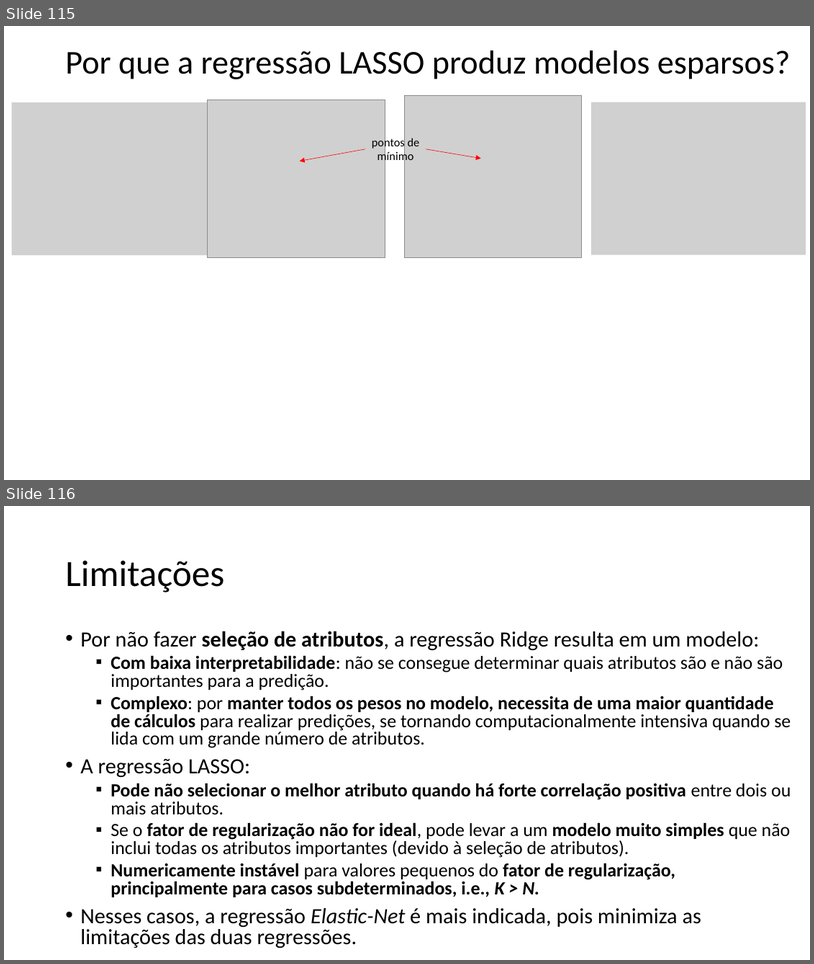
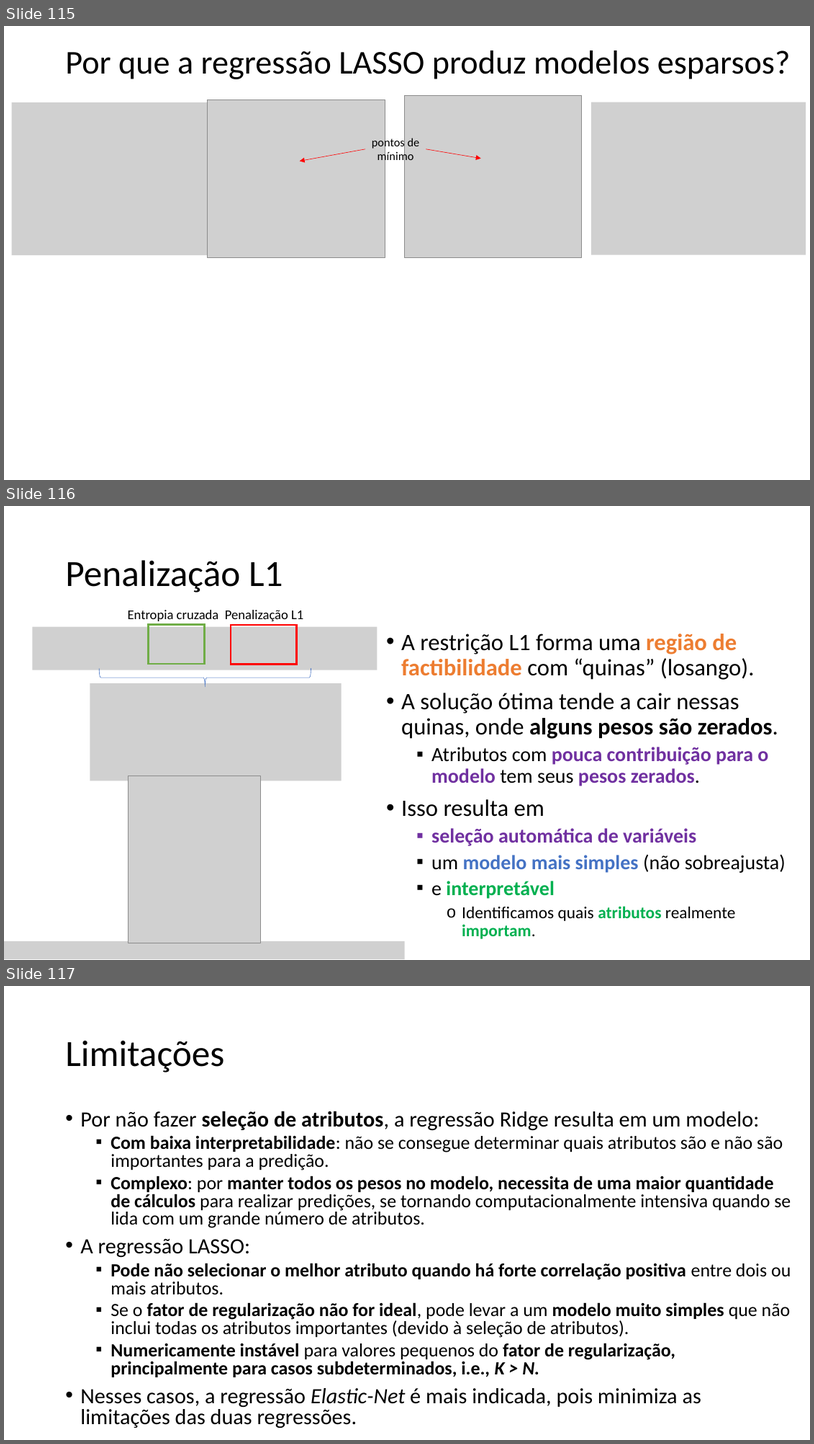
Before and after one commit to zz4fap/c24_inteligencia_artificial, a slide deck: slides/C24_Regressão.pptx. Shown one above the other, each under a label of ours: slides 115 and 116 before the commit, slides 115, 116 and 117 after it. The pictures are 814x964 and 814x1444 pixels, drawn with LibreOffice and Linux fonts; fonts in the diff are those of the drawing; grey boxes stand for pictures. Boxes give left, top, right and bottom in pixels: in the first picture for what was removed or moved away, otherwise in the second. Text is boxed around its words. In the diff, an @@ line names an element or a change of style, - is before the commit and + after.

```diff
--- a/slides/C24_Regressão.pptx
+++ b/slides/C24_Regressão.pptx
@@ slide 116 added at (4,506,810,960), background #FFFFFF @@
@@ title added at (65,560,283,592), 44 pt, text #000000 @@
+Penalização L1
@@ text added at (128,610,219,621), 16 pt, text #000000 @@
+Entropia cruzada
@@ text added at (225,610,304,621), 16 pt, text #000000 @@
+Penalização L1
@@ picture added at (32,627,377,670) @@
@@ rectangle added at (149,625,205,664), outline #70AD47 2.25 pt @@
@@ rectangle added at (231,625,297,664), outline #FF0000 2.25 pt @@
@@ text added at (401,633,786,939), 28 pt, text #000000 @@
+• A restrição L1 forma uma região de factibilidade com “quinas” (losango).
+• A solução ótima tende a cair nessas quinas, onde alguns pesos são zerados.
+  ▪ Atributos com pouca contribuição para o modelo tem seus pesos zerados.
+• Isso resulta em
+  ▪ seleção automática de variáveis
+  ▪ um modelo mais simples (não sobreajusta)
+  ▪ e interpretável
+    o Identificamos quais atributos realmente importam.
@@ right brace added at (99,668,311,687), outline #4472C4 0.5 pt @@
@@ picture added at (90,683,342,780) @@
@@ picture added at (128,776,261,943) @@
@@ picture added at (4,941,404,959) @@
@@ what was slide 116 is now slide 117 @@
```
Also in this commit, not shown: 2 other files.
